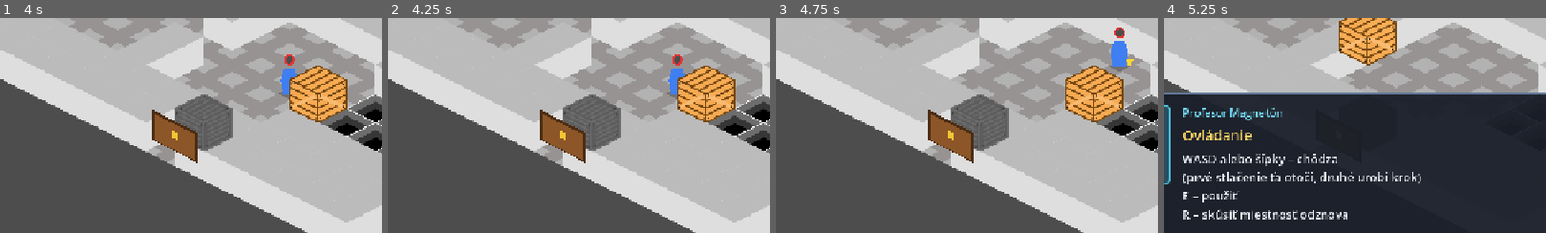
Above: before the commit, frames 1-4 (left to right).
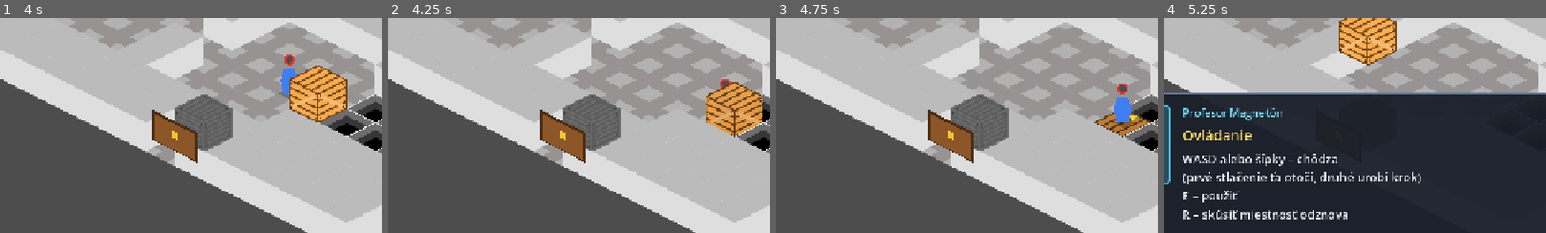
Above: after the commit, the same moments.

Repository: UCM-MS/Magnetolab
Game: Godot game, scene res://scenes/ui/main_menu.tscn
Same seed, same stepped clock (60 frames per second), same inputs: the game is played once before the commit and once after it.
Inputs:
- Up to frame 1 (4 s): click "Hrať" at 0.5 s; tap Enter at 1.25 s; hold D (move_right) 1.28-2.03 s; hold E (dialog_next) 1.28-2.03 s; hold S (move_down) 2.03-2.75 s; tap Q (glove_pole) at 2.1 s; click "1) drevená kocka" at 2.75 s; tap R (restart) at 3.5 s; hold D (move_right) from 3.53 s (still down); hold Space (glove_toggle) from 3.53 s (still down)
- Up to frame 2 (4.25 s): keep holding D (move_right); keep holding Space (glove_toggle)
- Up to frame 3 (4.75 s): release D (move_right) at 4.28 s; release Space (glove_toggle) at 4.28 s; hold W (move_up) from 4.28 s (still down); tap 1 at 4.35 s
- Up to frame 4 (5.25 s): tap R (restart) at 5 s; release W (move_up) at 5.03 s; hold A (move_left) from 5.03 s (still down); hold E (dialog_next) from 5.03 s (still down)
The pictures show only the part of the screen within x 18-68%, y 34-84%; the shares and areas given below are measured in that part.

Frame 1 is identical in both runs. In frame 2, 5.0% of the frame differs, in the area x 73-98%, y 16-56%; in frame 3, 4.9%; in frame 4, nothing differs.

Commit message:
Uprava bedni aby padali do jamy, priprava pre lvl A2

Diff:
--- a/scenes/levels/test_room.tscn
+++ b/scenes/levels/test_room.tscn
@@ -13,7 +13,7 @@
 hud = NodePath("HUD")
 
 [node name="Room" type="TileMapLayer" parent="." unique_id=888608120]
-tile_map_data = PackedByteArray("AAAAAAAAAAABAAAAAAAAAAEAAAA …(504 unchanged characters)… EAAEAAAAAAAAAAAAEAAIAAAAAAAAAAAAEAAMAAAAAAAAAAAAEAAQAAAAAAAAAAAAEAAUAAAAAAAAAAAAE …(418 unchanged characters)…
+tile_map_data = PackedByteArray("AAAAAAAAAAABAAAAAAAAAAEAAAA …(504 unchanged characters)… EAAEAAAAAAAAAAAAEAAIAAAAAAAAAAAAEAAMAAAACAAAAAAAEAAQAAAAAAAAAAAAEAAUAAAAAAAAAAAAE …(418 unchanged characters)…
 tile_set = ExtResource("1_yv0av")
 
 [node name="Objects" type="Node2D" parent="." unique_id=1099788992]
@@ -26,7 +26,7 @@
 position = Vector2(128, 96)
 
 [node name="WoodBox" parent="Objects" instance=ExtResource("3_box")]
-position = Vector2(-64, 96)
+position = Vector2(96, 144)
 material_type = 1
 
 [node name="AluminiumBox" parent="Objects" instance=ExtResource("3_box")]
--- a/scenes/objects/box.gd
+++ b/scenes/objects/box.gd
@@ -19,6 +19,11 @@
 }
 ## O koľko svetlejšie/tmavšie sú steny kocky oproti základnej farbe.
 const SHADE_AMOUNT: float = 0.2
+## Výška vrchu kocky nad stredom políčka (px) = o koľko bedňa v jame klesne, aby bol
+## jej vrch zarovno s podlahou. Obrázok od grafikov má kocku vyššiu než dočasné polygóny
+## (polygón Top v box.tscn má stred na y = -24).
+const SPRITE_TOP_HEIGHT: float = 32.0
+const POLYGON_TOP_HEIGHT: float = 24.0
 
 @export var material_type: Magnetism.MaterialType = Magnetism.MaterialType.IRON
 ## Pól, ktorý bedňa ukazuje k hráčovi. NONE = obyčajná bedňa, S/J = permanentný magnet.
@@ -36,6 +41,17 @@
 ## Rukou sa dá tlačiť len drevená bedňa – kovové sú príliš ťažké.
 func can_be_pushed() -> bool:
 	return material_type == Magnetism.MaterialType.WOOD
+
+
+## Bedňa, ktorá sa posunie na priepasť (rukavicou, magnetom aj rukou), do nej spadne
+## a vyplní ju – vznikne z nej podlaha (most).
+func can_fall_into_abyss() -> bool:
+	return true
+
+
+## Bedňa v jame klesne o celú výšku steny – podľa toho, či sa kreslí obrázok alebo polygóny.
+func get_fall_depth() -> float:
+	return SPRITE_TOP_HEIGHT if $Sprite2D.visible else POLYGON_TOP_HEIGHT
 
 
 ## Ako na bedňu pôsobí magnet s daným pólom (rozhoduje Magnetism).
--- a/scenes/objects/player.gd
+++ b/scenes/objects/player.gd
@@ -133,6 +133,7 @@
 
 ## Tlačenie rukou (ako Sokoban): bedňu na `target` posunie o 1 políčko, ak je za ňou voľno.
 ## Len drevené bedne; pri kovovej sa vyšle signál push_blocked (level ukáže hlášku).
+## Ak je za bedňou priepasť, bedňa do nej spadne a vyplní ju.
 func _try_push(target: Vector2i, direction: Vector2i) -> void:
 	var box: Box = GridManager.get_object_at(target) as Box
 	if box == null:
@@ -141,7 +142,7 @@
 		push_blocked.emit(box)
 		return
 	var behind: Vector2i = target + direction
-	if GridManager.is_free(behind):
+	if GridManager.can_slide_into(behind, box.can_fall_into_abyss()):
 		box.slide_to(behind, STEP_DURATION)
 
 
--- a/scripts/grid_manager.gd
+++ b/scripts/grid_manager.gd
@@ -45,6 +45,15 @@
 	return _layer.local_to_map(_layer.to_local(world_pos))
 
 
+## Presunie uzol hneď za vrstvu dlaždíc: kreslí sa nad podlahou, ale pod zvýraznením
+## dosahu rukavice a pod všetkými objektmi (napr. bedňa, ktorá zapadla do jamy).
+## Poloha na obrazovke sa nezmení.
+func move_to_floor(node: Node2D) -> void:
+	var room: Node = _layer.get_parent()
+	node.reparent(room)
+	room.move_child(node, _layer.get_index() + 1)
+
+
 ## Veľkosť dlaždice v pixeloch (64 × 32) – podľa TileSetu aktuálnej miestnosti.
 func get_tile_size() -> Vector2i:
 	return _layer.tile_set.tile_size
@@ -66,20 +75,34 @@
 
 
 ## Dá sa na políčko vstúpiť alebo naň posunúť objekt? (podlaha a nič na nej nestojí)
-## Priepasť sem nepatrí – preto sa na ňu nedá vstúpiť ani do nej strčiť bedňu.
+## Priepasť sem nepatrí – hráč na ňu nevstúpi (bedňa do nej môže spadnúť, pozri can_slide_into).
 func is_free(cell: Vector2i) -> bool:
 	return _floor_cells.has(cell) and not _objects.has(cell)
 
 
-## Posledné voľné políčko, kam sa objekt dostane, keď ide zo `start` smerom `direction`
+## Dá sa objekt posunúť na políčko? Na voľnú podlahu áno. Na priepasť len objekt,
+## ktorý do nej spadne a vyplní ju (`falls_into_abyss` = bedňa) – nič nelevituje nad jamou.
+func can_slide_into(cell: Vector2i, falls_into_abyss: bool) -> bool:
+	if falls_into_abyss and is_abyss(cell):
+		return not _objects.has(cell)
+	return is_free(cell)
+
+
+## Posledné políčko, kam sa objekt dostane, keď ide zo `start` smerom `direction`
 ## až po prekážku, ale najviac o `max_steps` políčok. Ak hneď vedľa je prekážka
 ## (alebo max_steps je 0), vráti `start`.
-func find_slide_end(start: Vector2i, direction: Vector2i, max_steps: int) -> Vector2i:
+## Ak objekt do priepasti padá (`falls_into_abyss`), na políčko priepasti ešte vojde
+## a tam sa zastaví – ďalej už nejde. Inak ho okraj priepasti zastaví ako stena.
+func find_slide_end(start: Vector2i, direction: Vector2i, max_steps: int,
+		falls_into_abyss: bool = false) -> Vector2i:
 	var current: Vector2i = start
 	for step: int in max_steps:
-		if not is_free(current + direction):
+		var next: Vector2i = current + direction
+		if not can_slide_into(next, falls_into_abyss):
 			break
-		current += direction
+		current = next
+		if is_abyss(current):
+			break # spadol do jamy
 	return current
 
 
@@ -129,7 +152,19 @@
 		_objects.erase(obj.cell)
 
 
-## Presunie objekt v evidencii. Volajúci si má predtým overiť is_free().
+## Presunie objekt v evidencii. Volajúci si má predtým overiť is_free() / can_slide_into().
 func move_object(obj: GridObject, to: Vector2i) -> void:
 	unregister_object(obj)
 	register_object(obj, to)
+
+
+## Objekt spadol do priepasti a vyplnil ju: z políčka je odteraz podlaha (most).
+## Objekt v jame odhlásime z mriežky – políčko je voľné, dá sa po ňom chodiť
+## a lúč cez neho ide ako cez podlahu. Bedňa v jame už na nič nereaguje.
+## Dlaždice v TileMapLayer nemeníme, takže reštart (R) vráti jamu do pôvodného stavu.
+func fill_abyss(cell: Vector2i) -> void:
+	_abyss_cells.erase(cell)
+	_floor_cells[cell] = true
+	var obj: GridObject = _objects.get(cell)
+	if obj != null:
+		unregister_object(obj)
--- a/scripts/grid_object.gd
+++ b/scripts/grid_object.gd
@@ -7,6 +7,12 @@
 const GROUP: StringName = &"grid_objects"
 ## Trvanie posunu magnetom o jedno políčko (sekundy).
 const SLIDE_DURATION_PER_CELL: float = 0.08
+## Pád do priepasti: ako dlho trvá a ako objekt v jame stmavne (je v tieni diery).
+const FALL_DURATION: float = 0.35
+const FALLEN_COLOR: Color = Color(0.75, 0.75, 0.75)
+## Ako vysoko nad podlahu siaha orezávací tvar diery (px). Musí byť vyšší než celý
+## objekt, aby sa časť, ktorá je ešte nad podlahou, počas pádu neorezala.
+const HOLE_CLIP_HEIGHT: float = 128.0
 
 ## Aktuálne políčko. Mení ho len GridManager.
 var cell: Vector2i
@@ -32,21 +38,77 @@
 	pass
 
 
+## Spadne objekt do priepasti, keď sa naň posunie? Predvolene nie (okraj jamy ho zastaví).
+## Bedňa túto funkciu prepíše – spadne do jamy a vyplní ju.
+func can_fall_into_abyss() -> bool:
+	return false
+
+
 ## Presunie objekt na políčko: logika sa zmení hneď, animácia ju za `duration` dobehne.
-## Volajúci si má predtým overiť, že je cieľ voľný.
+## Volajúci si má predtým overiť, že je cieľ voľný (GridManager.can_slide_into).
+## Ak je cieľ priepasť, objekt do nej spadne: jama sa hneď v logike zmení na podlahu
+## a po dokončení posunu sa prehrá animácia pádu.
 func slide_to(target: Vector2i, duration: float) -> Tween:
+	var falls: bool = GridManager.is_abyss(target)
 	GridManager.move_object(self, target)
+	if falls:
+		GridManager.fill_abyss(target)
 	if _move_tween:
 		_move_tween.kill()
 	_move_tween = create_tween()
 	_move_tween.tween_property(self, "global_position", GridManager.cell_to_world(target), duration)
+	if falls:
+		_move_tween.finished.connect(_play_fall_animation)
 	return _move_tween
 
 
 ## Posúva objekt daným smerom, kým nenarazí na prekážku, najviac o `max_steps` políčok
 ## (používa rukavica aj magnet – magnet pôsobí len do určitej vzdialenosti).
+## Bedňa, ktorá cestou príde k priepasti, do nej spadne a ďalej nejde.
 func slide_until_blocked(direction: Vector2i, max_steps: int) -> void:
-	var target: Vector2i = GridManager.find_slide_end(cell, direction, max_steps)
+	var target: Vector2i = GridManager.find_slide_end(cell, direction, max_steps, can_fall_into_abyss())
 	var distance: int = GridManager.cell_distance(cell, target)
 	if distance > 0:
 		slide_to(target, distance * SLIDE_DURATION_PER_CELL)
+
+
+## O koľko pixelov musí objekt v jame klesnúť, aby bol jeho vrch zarovno s podlahou.
+## Predvolene 0 – bedňa to prepíše podľa toho, čo práve kreslí (obrázok / polygóny).
+func get_fall_depth() -> float:
+	return 0.0
+
+
+## Objekt zapadne do jamy: plynulo klesne (zrýchľuje ako pri páde), až je jeho vrch
+## zarovno s podlahou, a stmavne. Počas pádu je v orezávacej „diere“, ktorá stojí medzi
+## objektmi (Y Sort) – bedňa ešte trčí nad podlahu, tak sa kreslí ako každý objekt.
+## Po dopade dieru presunieme na úroveň podlahy, aby sa Kubo aj zvýraznenie rukavice
+## kreslili nad zasypanou jamou.
+func _play_fall_animation() -> void:
+	var hole: Polygon2D = _create_hole_clip()
+	get_parent().add_child(hole)
+	hole.global_position = GridManager.cell_to_world(cell)
+	reparent(hole) # reparent zachová polohu na obrazovke
+	var tween: Tween = create_tween().set_parallel()
+	tween.tween_property(self, "position:y", position.y + get_fall_depth(), FALL_DURATION) \
+		.set_trans(Tween.TRANS_QUAD).set_ease(Tween.EASE_IN)
+	tween.tween_property(self, "modulate", FALLEN_COLOR, FALL_DURATION)
+	tween.finished.connect(GridManager.move_to_floor.bind(hole))
+
+
+## Orezávací tvar diery (clip_children): kosoštvorec políčka (64 × 32) predĺžený nahor.
+## Čo je ešte nad podlahou, vidno celé. Čo klesne pod podlahu, vidno len cez otvor jamy –
+## predné (spodné) hrany kosoštvorca to orežú, takže sa to nekreslí cez dlaždice pred jamou.
+func _create_hole_clip() -> Polygon2D:
+	var half: Vector2 = Vector2(GridManager.get_tile_size()) * 0.5
+	var hole := Polygon2D.new()
+	hole.name = "AbyssHole"
+	hole.polygon = PackedVector2Array([
+		Vector2(-half.x, 0.0), # ľavý roh jamy
+		Vector2(0.0, half.y), # predný (spodný) roh jamy
+		Vector2(half.x, 0.0), # pravý roh jamy
+		Vector2(half.x, -HOLE_CLIP_HEIGHT), # odtiaľ zvislo nahor – nad podlahou sa nič neoreže
+		Vector2(-half.x, -HOLE_CLIP_HEIGHT),
+	])
+	# Samotný tvar sa nekreslí, len oreže svoje deti (bedňu).
+	hole.clip_children = CanvasItem.CLIP_CHILDREN_ONLY
+	return hole
